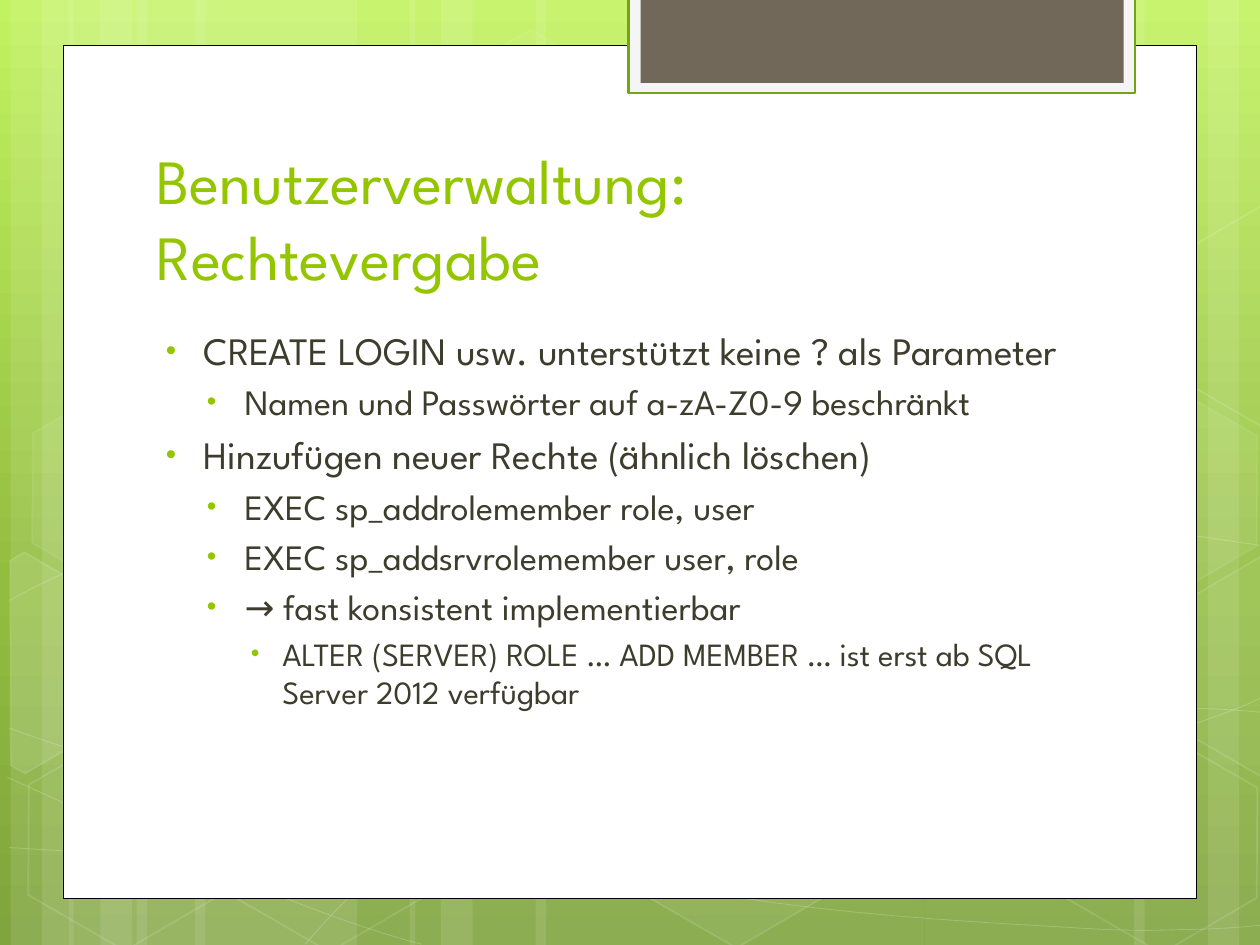
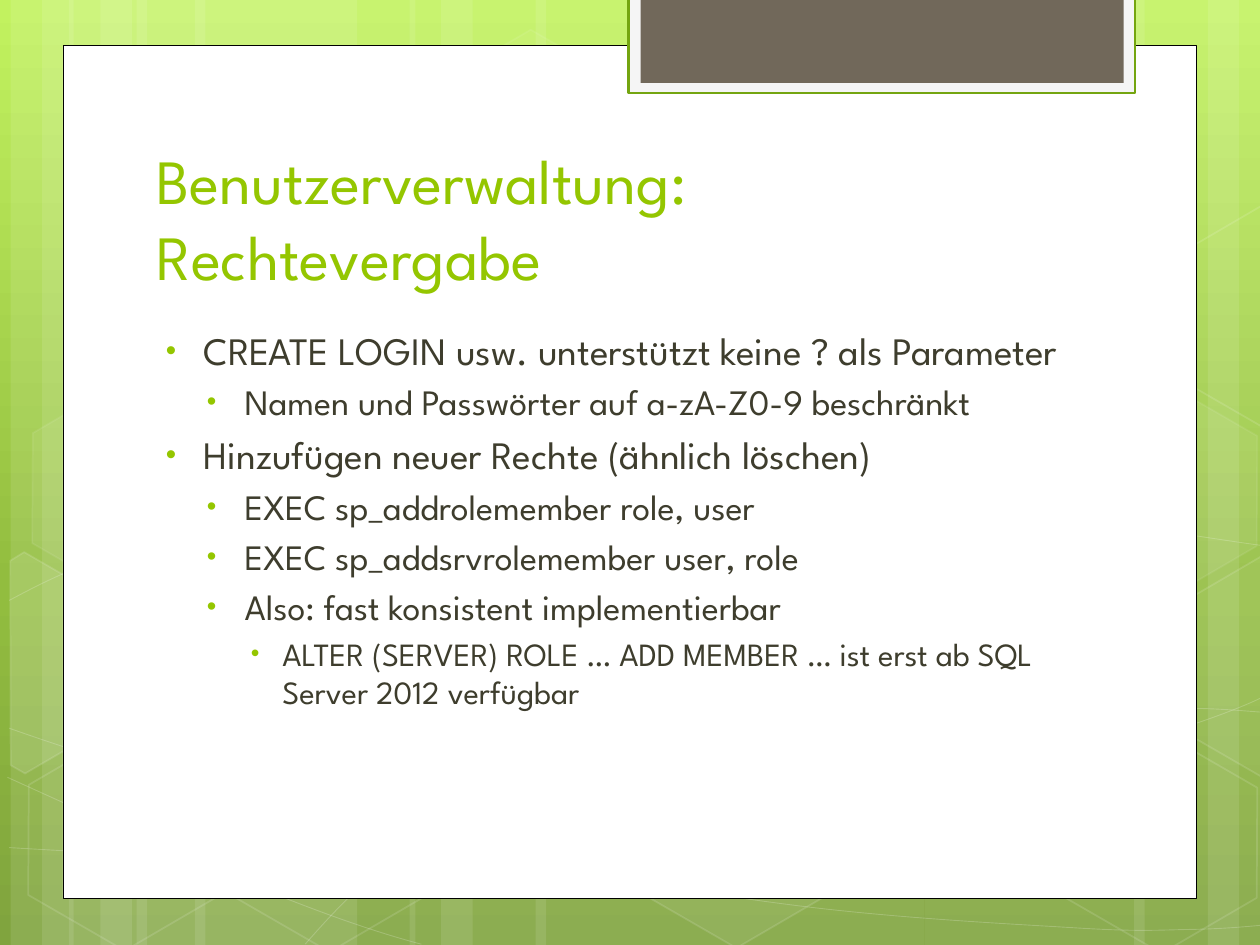
Before and after one commit to mabako/whz-db-ss12, a slide deck: slide 18 of Praesentation Datenbanken II.pptx (slide 17 before the commit). Drawn at 1260x945 pixels with LibreOffice and Linux fonts; fonts in the diff are those of the drawing. Boxes give left, top, right and bottom in pixels: in the first picture for what was removed or moved away, otherwise in the second. Text is boxed around its words. In the diff, an @@ line names an element or a change of style, - is before the commit and + after.

```diff
--- a/Praesentation Datenbanken II.pptx
+++ b/Praesentation Datenbanken II.pptx
@@ text at (x1=245, y1=595, x2=781, y2=628): text changed @@
-  • → fast konsistent implementierbar
+  • Also: fast konsistent implementierbar
```
Also in this commit, not shown: 6 other slides changed, 2 slides added, 1 slide removed, 1 other file.
